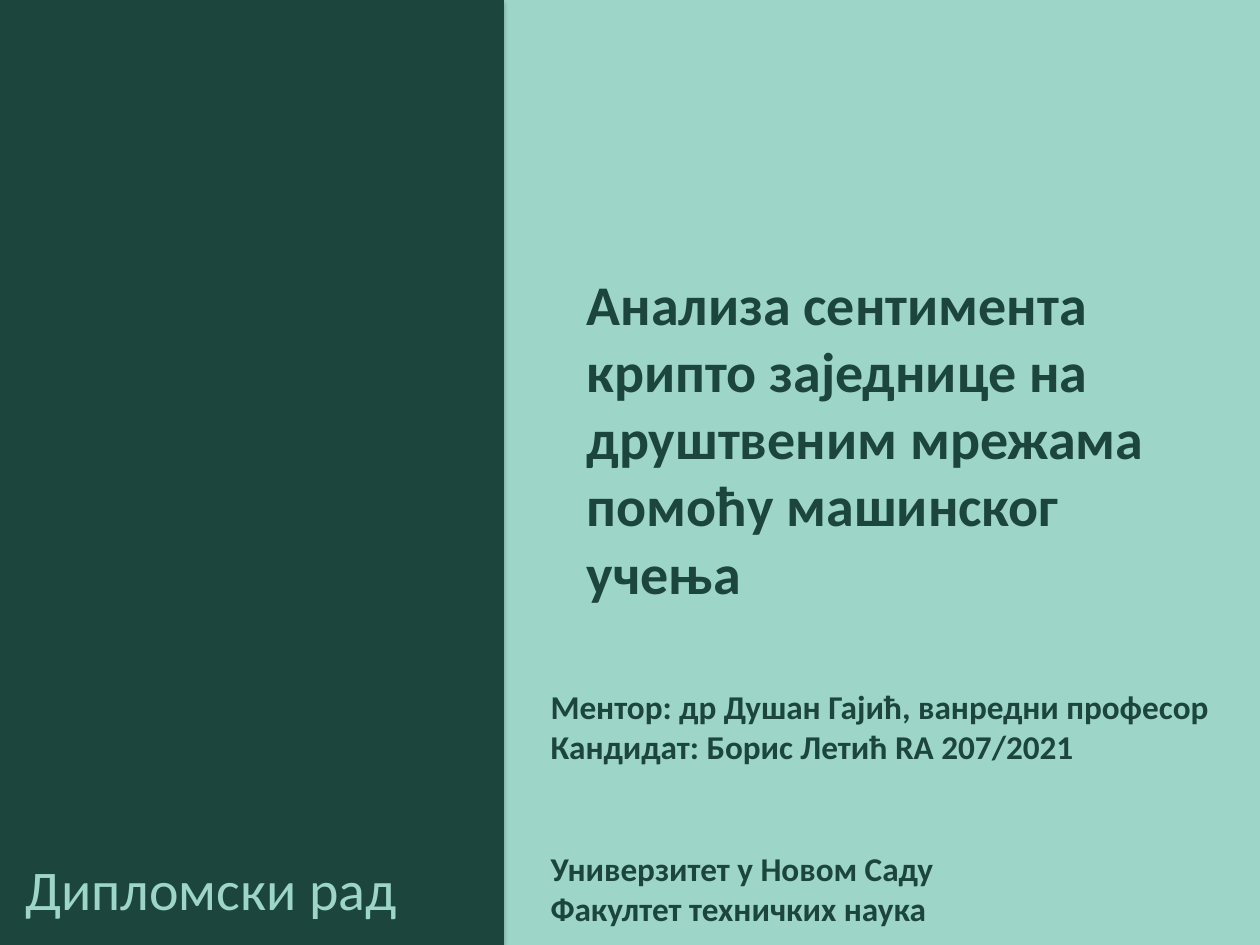
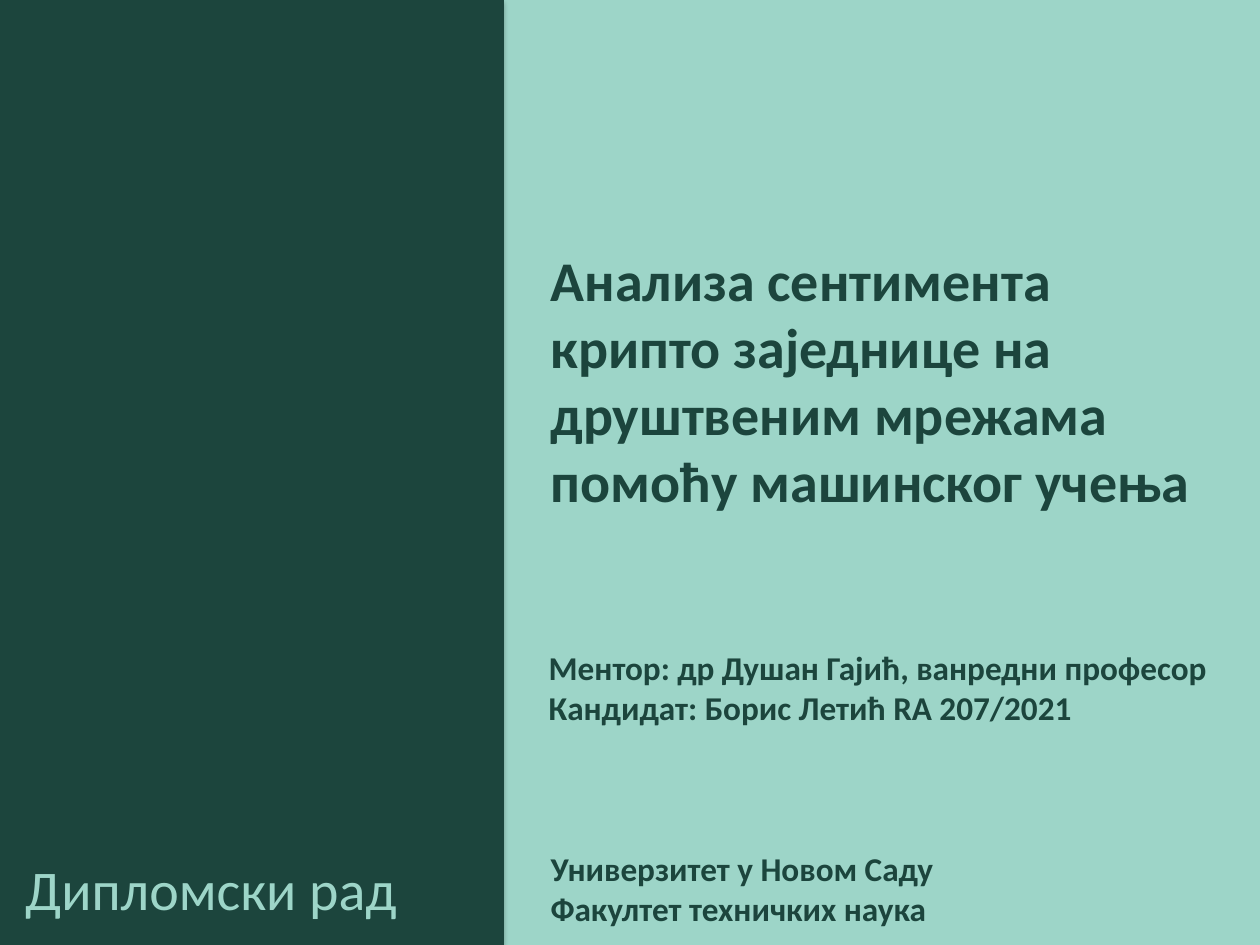
Before and after one commit to borisletic/diplomski, a slide deck: slide 1 of Prezentacija_Diplomski_Boris_Letic_RA_207_2021.pptx. Drawn at 1260x945 pixels with LibreOffice and Linux fonts; fonts in the diff are those of the drawing. Boxes give left, top, right and bottom in pixels: in the first picture for what was removed or moved away, otherwise in the second. Text is boxed around its words. In the diff, an @@ line names an element or a change of style, - is before the commit and + after.

Commit message:
prezentacija v2

```diff
--- a/Prezentacija_Diplomski_Boris_Letic_RA_207_2021.pptx
+++ b/Prezentacija_Diplomski_Boris_Letic_RA_207_2021.pptx
@@ text "Анализа сентимента крипто заједнице на ..." rewrapped from (587, 288, 1143, 603) to (551, 264, 1189, 511) @@
@@ text "Ментор: др Душан Гајић, ванредни ...": place and size @@
-text "Ментор: др Душан Гајић, ванредни ..." at (551, 695, 1208, 765)
+text "Ментор: др Душан Гајић, ванредни ..." at (549, 656, 1207, 726)
```
